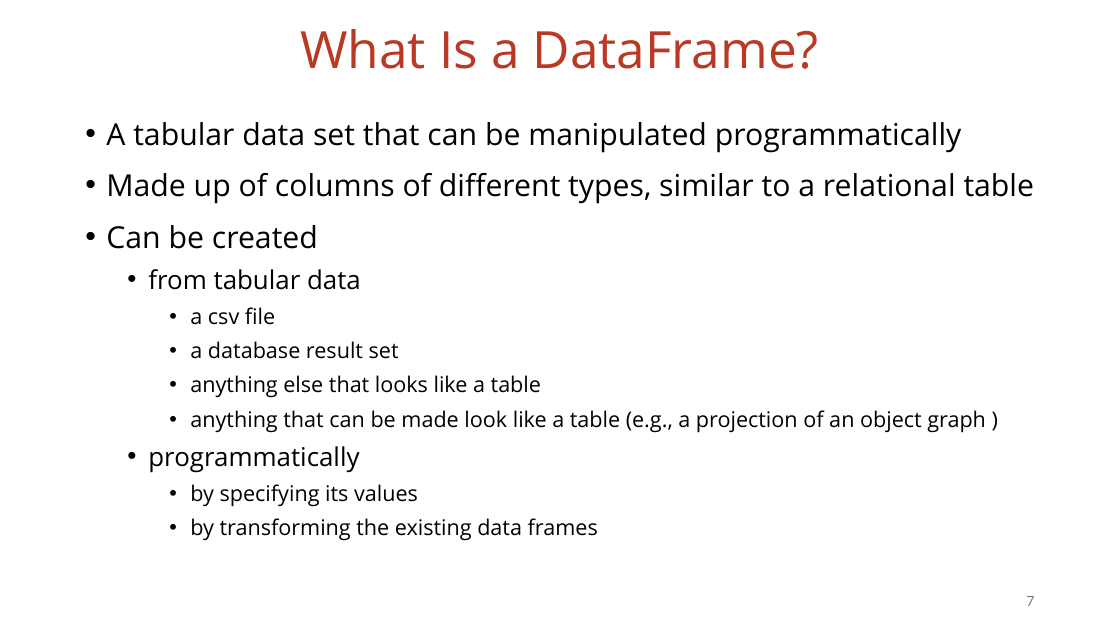
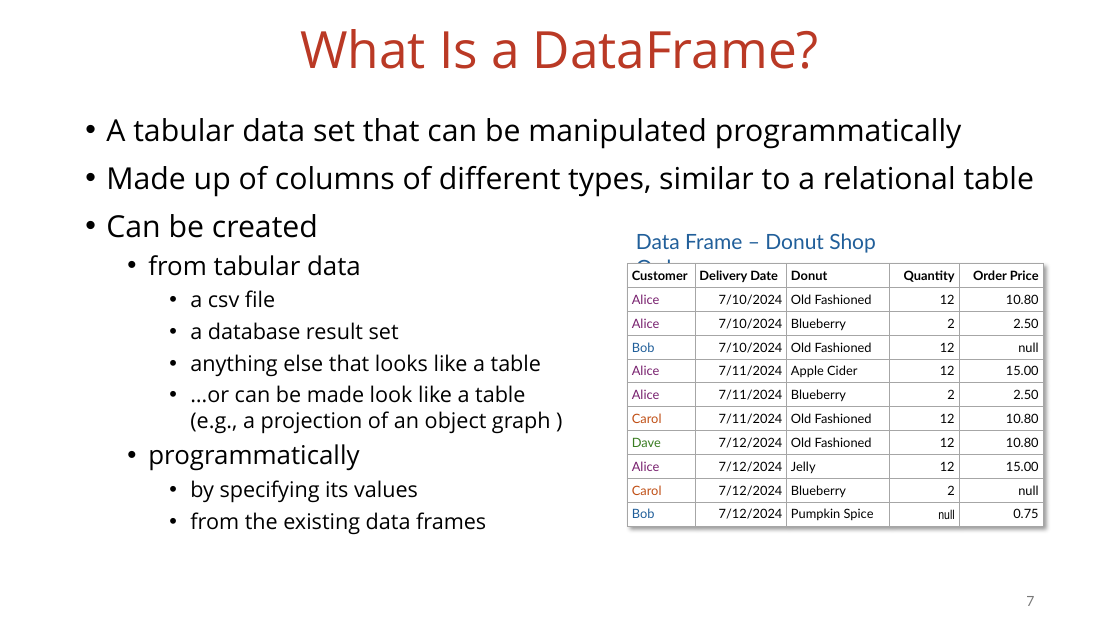
Before and after one commit to vmzakharov/missing-dataframe-talk, a slide deck: slide 7 of presentation/Missing_Dataframe_Long.pptx. Drawn at 1120x630 pixels with LibreOffice and Linux fonts; fonts in the diff are those of the drawing. Boxes give left, top, right and bottom in pixels: in the first picture for what was removed or moved away, otherwise in the second. Text is boxed around its words. In the diff, an @@ line names an element or a change of style, - is before the commit and + after.

Commit message:
slide updates

```diff
--- a/presentation/Missing_Dataframe_Long.pptx
+++ b/presentation/Missing_Dataframe_Long.pptx
@@ text at [106, 118, 1035, 503]: line spacing 1.1 to 1 @@
@@ text added at [636, 233, 876, 279], 18 pt, text #215F9A @@
+Data Frame – Donut Shop Orders
@@ table added at [628, 264, 1044, 526], 11 rows, 5 columns @@
+Customer | Delivery Date | Donut | Quantity | Order Price
+Alice | 7/10/2024 | Old Fashioned | 12 | 10.80
+Alice | 7/10/2024 | Blueberry | 2 | 2.50
+Bob | 7/10/2024 | Old Fashioned | 12 | null
+Alice | 7/11/2024 | Apple Cider | 12 | 15.00
+Alice | 7/11/2024 | Blueberry | 2 | 2.50
+Carol | 7/11/2024 | Old Fashioned | 12 | 10.80
+Dave | 7/12/2024 | Old Fashioned | 12 | 10.80
+Alice | 7/12/2024 | Jelly | 12 | 15.00
+Carol | 7/12/2024 | Blueberry | 2 | null
+Bob | 7/12/2024 | Pumpkin Spice | null | 0.75
@@ text at [190, 385, 551, 434]: text changed @@
-    • anything that can be made look like a table (e.g., a projection of an object graph )
+    • …or can be made look like a table
+      (e.g., a projection of an object graph )
@@ text at [190, 512, 486, 535]: text changed @@
-    • by transforming the existing data frames
+    • from the existing data frames
```
Also in this commit, not shown: 2 other slides changed, 1 other file.
